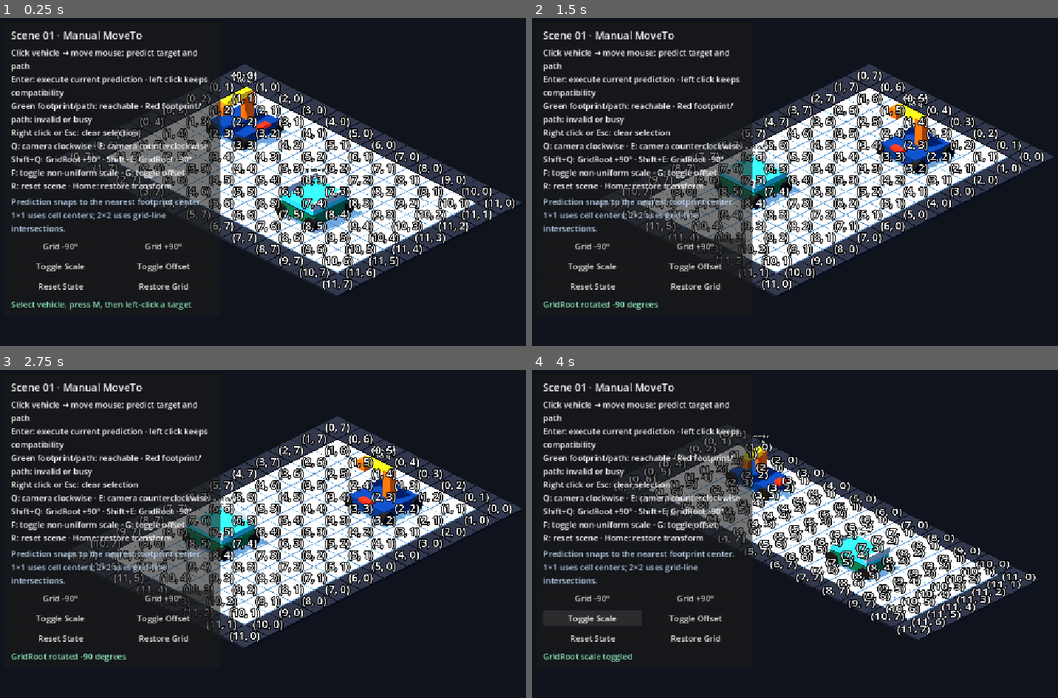
Above: before the commit, frames 1-4 (two rows, left to right).
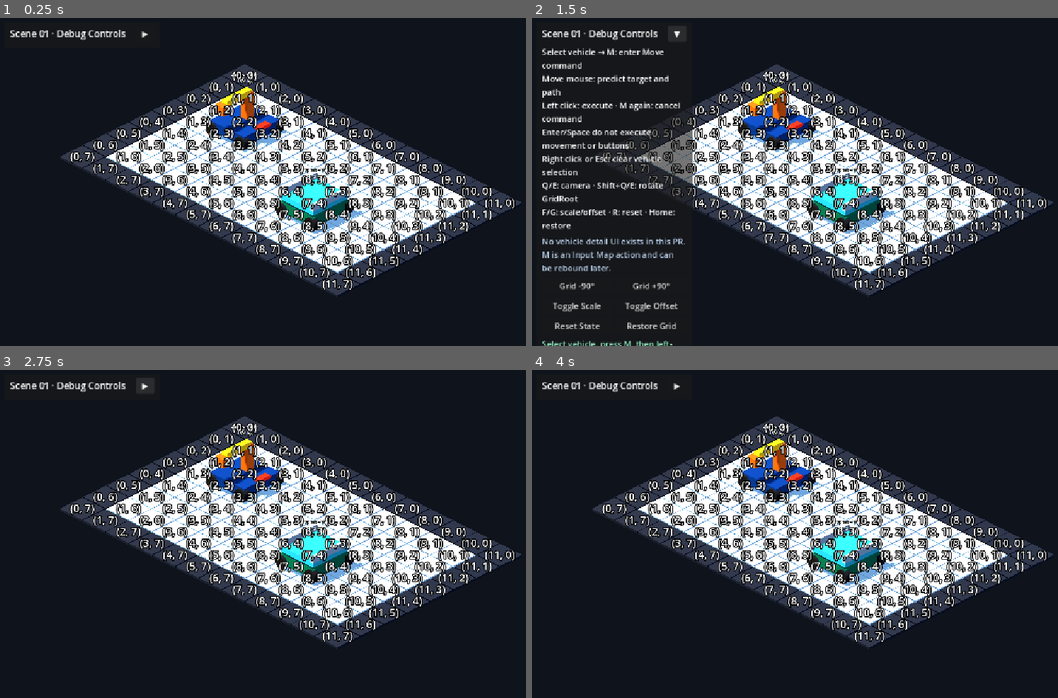
Above: after the commit, the same moments.

Repository: Ri0n72Y/automata
Game: Godot game, scene res://scenes/scene_01/scene_01_basic_packing.tscn
Same seed, same stepped clock (60 frames per second), same inputs: the game is played once before the commit and once after it.
Inputs (mouse positions are in pixels of both pictures, inside the frame that each line leads up to):
- Up to frame 1 (0.25 s): no input
- Up to frame 2 (1.5 s): click (589, 247) at 0.5 s, where only the run before the commit has a clickable "Grid -90°"; click (679, 34) at 1.25 s, where only the run after the commit has a clickable "▶"
- Up to frame 3 (2.75 s): click (147, 386) at 2 s, where only the run after the commit has a clickable "▼"
- Up to frame 4 (4 s): click (695, 599) at 2.75 s, where only the run before the commit has a clickable "Grid +90°"; click (589, 619) at 3.5 s, where only the run before the commit has a clickable "Toggle Scale"

The runs differ from the first frame. In frame 1, 11% of the frame differs, in the area x 1-42%, y 3-89%; in frame 2, 32%, in the area x 1-100%, y 3-100%; in frame 3, 31%; in frame 4, 31%.
Error in both runs: Cannot call method 'get_children' on a null value. (res://scripts/scene_01/scene_01_manual_controls.gd:126)

Commit message:
[codex]fix(ui): collapse debug panel and document move mode

Diff:
--- a/scenes/scene_01/components/scene_01_manual_ui.tscn
+++ b/scenes/scene_01/components/scene_01_manual_ui.tscn
@@ -15,91 +15,118 @@
 mouse_filter = 2
 
 [node name="Panel" type="PanelContainer" parent="RootControl"]
+unique_name_in_owner = true
 layout_mode = 0
 offset_left = 16.0
 offset_top = 16.0
-offset_right = 438.0
-offset_bottom = 474.0
+offset_right = 322.0
+offset_bottom = 68.0
 mouse_filter = 1
 
 [node name="Margin" type="MarginContainer" parent="RootControl/Panel"]
 layout_mode = 2
-theme_override_constants/margin_left = 14
-theme_override_constants/margin_top = 12
-theme_override_constants/margin_right = 14
-theme_override_constants/margin_bottom = 12
+theme_override_constants/margin_left = 12
+theme_override_constants/margin_top = 8
+theme_override_constants/margin_right = 12
+theme_override_constants/margin_bottom = 8
 
 [node name="VBox" type="VBoxContainer" parent="RootControl/Panel/Margin"]
 layout_mode = 2
 theme_override_constants/separation = 8
 
-[node name="Title" type="Label" parent="RootControl/Panel/Margin/VBox"]
+[node name="HeaderRow" type="HBoxContainer" parent="RootControl/Panel/Margin/VBox"]
 layout_mode = 2
-text = "Scene 01 · Manual MoveTo"
-theme_override_font_sizes/font_size = 20
+theme_override_constants/separation = 8
 
-[node name="Instructions" type="Label" parent="RootControl/Panel/Margin/VBox"]
+[node name="Title" type="Label" parent="RootControl/Panel/Margin/VBox/HeaderRow"]
 layout_mode = 2
-text = "Click vehicle → move mouse: predict target and path\nEnter: execute current prediction · left click keeps compatibility\nGreen footprint/path: reachable · Red footprint/path: invalid or busy\nRight click or Esc: clear selection\nQ: camera clockwise · E: camera counterclockwise\nShift+Q: GridRoot +90° · Shift+E: GridRoot -90°\nF: toggle non-uniform scale · G: toggle offset\nR: reset scene · Home: restore transform"
+size_flags_horizontal = 3
+text = "Scene 01 · Debug Controls"
+theme_override_font_sizes/font_size = 18
+
+[node name="CollapseButton" type="Button" parent="RootControl/Panel/Margin/VBox/HeaderRow"]
+unique_name_in_owner = true
+custom_minimum_size = Vector2(36, 30)
+layout_mode = 2
+focus_mode = 0
+text = "▶"
+
+[node name="DebugBody" type="VBoxContainer" parent="RootControl/Panel/Margin/VBox"]
+unique_name_in_owner = true
+visible = false
+layout_mode = 2
+theme_override_constants/separation = 8
+
+[node name="Instructions" type="Label" parent="RootControl/Panel/Margin/VBox/DebugBody"]
+layout_mode = 2
+text = "Select vehicle → M: enter Move command\nMove mouse: predict target and path\nLeft click: execute · M again: cancel command\nEnter/Space do not execute movement or buttons\nRight click or Esc: clear vehicle selection\nQ/E: camera · Shift+Q/E: rotate GridRoot\nF/G: scale/offset · R: reset · Home: restore"
 autowrap_mode = 2
 
-[node name="ScopeNote" type="Label" parent="RootControl/Panel/Margin/VBox"]
+[node name="ScopeNote" type="Label" parent="RootControl/Panel/Margin/VBox/DebugBody"]
 layout_mode = 2
-text = "Prediction snaps to the nearest footprint center.\n1×1 uses cell centers; 2×2 uses grid-line intersections."
+text = "No vehicle detail UI exists in this PR.\nM is an Input Map action and can be rebound later."
 autowrap_mode = 2
 modulate = Color(0.72, 0.8, 0.9, 1)
 
-[node name="RotateRow" type="HBoxContainer" parent="RootControl/Panel/Margin/VBox"]
+[node name="RotateRow" type="HBoxContainer" parent="RootControl/Panel/Margin/VBox/DebugBody"]
 layout_mode = 2
 theme_override_constants/separation = 8
 
-[node name="RotateLeft" type="Button" parent="RootControl/Panel/Margin/VBox/RotateRow"]
+[node name="RotateLeft" type="Button" parent="RootControl/Panel/Margin/VBox/DebugBody/RotateRow"]
 layout_mode = 2
 size_flags_horizontal = 3
+focus_mode = 0
 text = "Grid -90°"
 
-[node name="RotateRight" type="Button" parent="RootControl/Panel/Margin/VBox/RotateRow"]
+[node name="RotateRight" type="Button" parent="RootControl/Panel/Margin/VBox/DebugBody/RotateRow"]
 layout_mode = 2
 size_flags_horizontal = 3
+focus_mode = 0
 text = "Grid +90°"
 
-[node name="TransformRow" type="HBoxContainer" parent="RootControl/Panel/Margin/VBox"]
+[node name="TransformRow" type="HBoxContainer" parent="RootControl/Panel/Margin/VBox/DebugBody"]
 layout_mode = 2
 theme_override_constants/separation = 8
 
-[node name="Scale" type="Button" parent="RootControl/Panel/Margin/VBox/TransformRow"]
+[node name="Scale" type="Button" parent="RootControl/Panel/Margin/VBox/DebugBody/TransformRow"]
 layout_mode = 2
 size_flags_horizontal = 3
+focus_mode = 0
 text = "Toggle Scale"
 
-[node name="Offset" type="Button" parent="RootControl/Panel/Margin/VBox/TransformRow"]
+[node name="Offset" type="Button" parent="RootControl/Panel/Margin/VBox/DebugBody/TransformRow"]
 layout_mode = 2
 size_flags_horizontal = 3
+focus_mode = 0
 text = "Toggle Offset"
 
-[node name="ResetRow" type="HBoxContainer" parent="RootControl/Panel/Margin/VBox"]
+[node name="ResetRow" type="HBoxContainer" parent="RootControl/Panel/Margin/VBox/DebugBody"]
 layout_mode = 2
 theme_override_constants/separation = 8
 
-[node name="Reset" type="Button" parent="RootControl/Panel/Margin/VBox/ResetRow"]
+[node name="Reset" type="Button" parent="RootControl/Panel/Margin/VBox/DebugBody/ResetRow"]
 layout_mode = 2
 size_flags_horizontal = 3
+focus_mode = 0
 text = "Reset State"
 
-[node name="Restore" type="Button" parent="RootControl/Panel/Margin/VBox/ResetRow"]
+[node name="Restore" type="Button" parent="RootControl/Panel/Margin/VBox/DebugBody/ResetRow"]
 layout_mode = 2
 size_flags_horizontal = 3
+focus_mode = 0
 text = "Restore Grid"
 
-[node name="StatusLabel" type="Label" parent="RootControl/Panel/Margin/VBox"]
+[node name="StatusLabel" type="Label" parent="RootControl/Panel/Margin/VBox/DebugBody"]
 unique_name_in_owner = true
 layout_mode = 2
-text = "Hover prediction ready"
+text = "Select vehicle, press M, then left-click a target"
+autowrap_mode = 2
 modulate = Color(0.55, 0.88, 0.72, 1)
 
-[connection signal="pressed" from="RootControl/Panel/Margin/VBox/RotateRow/RotateLeft" to="." method="_on_rotate_left_pressed"]
-[connection signal="pressed" from="RootControl/Panel/Margin/VBox/RotateRow/RotateRight" to="." method="_on_rotate_right_pressed"]
-[connection signal="pressed" from="RootControl/Panel/Margin/VBox/TransformRow/Scale" to="." method="_on_scale_pressed"]
-[connection signal="pressed" from="RootControl/Panel/Margin/VBox/TransformRow/Offset" to="." method="_on_offset_pressed"]
-[connection signal="pressed" from="RootControl/Panel/Margin/VBox/ResetRow/Reset" to="." method="_on_reset_pressed"]
-[connection signal="pressed" from="RootControl/Panel/Margin/VBox/ResetRow/Restore" to="." method="_on_restore_pressed"]
+[connection signal="pressed" from="RootControl/Panel/Margin/VBox/HeaderRow/CollapseButton" to="." method="_on_collapse_pressed"]
+[connection signal="pressed" from="RootControl/Panel/Margin/VBox/DebugBody/RotateRow/RotateLeft" to="." method="_on_rotate_left_pressed"]
+[connection signal="pressed" from="RootControl/Panel/Margin/VBox/DebugBody/RotateRow/RotateRight" to="." method="_on_rotate_right_pressed"]
+[connection signal="pressed" from="RootControl/Panel/Margin/VBox/DebugBody/TransformRow/Scale" to="." method="_on_scale_pressed"]
+[connection signal="pressed" from="RootControl/Panel/Margin/VBox/DebugBody/TransformRow/Offset" to="." method="_on_offset_pressed"]
+[connection signal="pressed" from="RootControl/Panel/Margin/VBox/DebugBody/ResetRow/Reset" to="." method="_on_reset_pressed"]
+[connection signal="pressed" from="RootControl/Panel/Margin/VBox/DebugBody/ResetRow/Restore" to="." method="_on_restore_pressed"]
